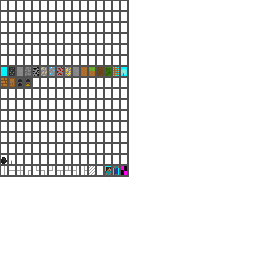
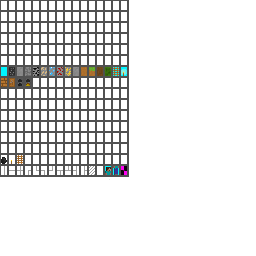
Before/after of a 256x256 layered artwork. What changed in the layer stack:
painted on "term_font.png" over [17,67,119,164]
